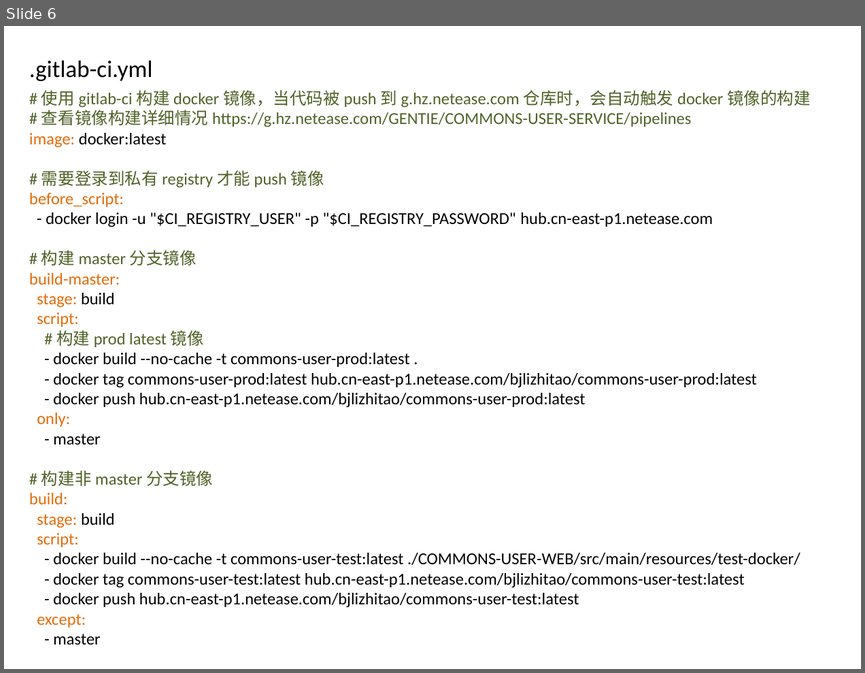
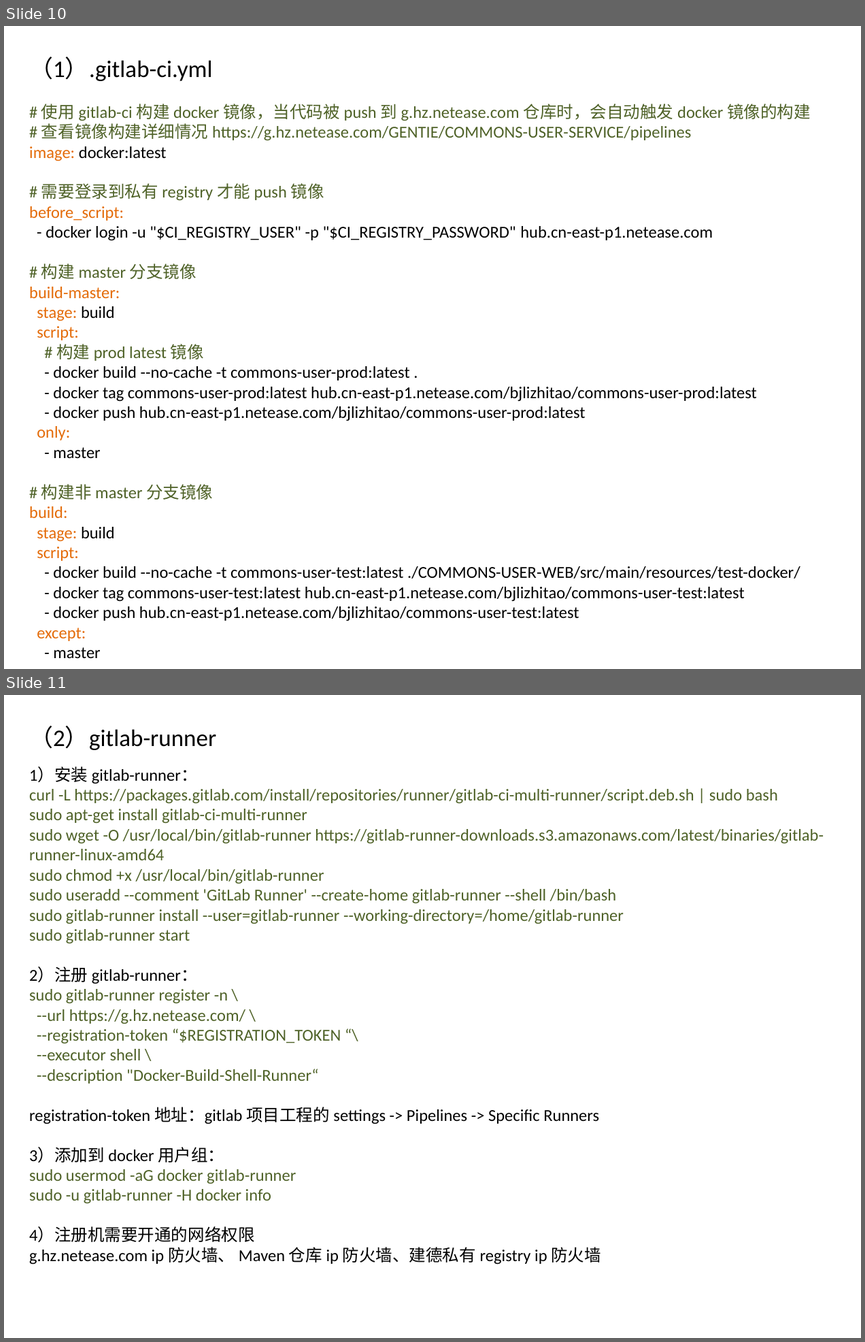
Before and after one commit to currycan/MindMap, a slide deck: docker/建德云使用.pptx. Shown one above the other, each under a label of ours: slide 6 before the commit, slides 10 and 11 after it. The pictures are 865x673 and 865x1342 pixels, drawn with LibreOffice and Linux fonts; fonts in the diff are those of the drawing. Boxes give left, top, right and bottom in pixels: in the first picture for what was removed or moved away, otherwise in the second. Text is boxed around its words. In the diff, an @@ line names an element or a change of style, - is before the commit and + after.

```diff
--- a/docker/建德云使用.pptx
+++ b/docker/建德云使用.pptx
@@ slide 11 added at bbox=[4, 695, 861, 1338], background #FFFFFF @@
@@ text added at bbox=[29, 726, 216, 750], 20 pt, text #000000 @@
+（2）gitlab-runner
@@ text added at bbox=[29, 767, 823, 1264], 14 pt, text #4F6228 @@
+1）安装 gitlab-runner：
+curl -L https://packages.gitlab.com/install/repositories/runner/gitlab-ci-multi-runner/script.deb.sh | sudo bash
+sudo apt-get install gitlab-ci-multi-runner
+sudo wget -O /usr/local/bin/gitlab-runner https://gitlab-runner-downloads.s3.amazonaws.com/latest/binaries/gitlab-runner-linux-amd64
+sudo chmod +x /usr/local/bin/gitlab-runner
+sudo useradd --comment 'GitLab Runner' --create-home gitlab-runner --shell /bin/bash
+sudo gitlab-runner install --user=gitlab-runner --working-directory=/home/gitlab-runner
+sudo gitlab-runner start
+2）注册 gitlab-runner：
+sudo gitlab-runner register -n \
+--url https://g.hz.netease.com/ \
+--registration-token “$REGISTRATION_TOKEN “\
+--executor shell \
+--description "Docker-Build-Shell-Runner“
+registration-token 地址：gitlab 项目工程的 settings -> Pipelines -> Specific Runners
+3）添加到 docker 用户组：
+sudo usermod -aG docker gitlab-runner
+sudo -u gitlab-runner -H docker info
+4）注册机需要开通的网络权限
+g.hz.netease.com ip 防火墙、 Maven 仓库 ip 防火墙、建德私有 registry ip 防火墙
@@ what was slide 6 is now slide 10 @@
@@ slide 10 changed as well @@
@@ text at bbox=[29, 57, 213, 81]: text changed @@
-.gitlab-ci.yml
+（1）.gitlab-ci.yml
@@ text "# 使用 gitlab-ci 构建 docker ...": place and size @@
-text "# 使用 gitlab-ci 构建 docker ..." at bbox=[29, 90, 810, 644]
+text "# 使用 gitlab-ci 构建 docker ..." at bbox=[29, 104, 810, 658]
```
Also in this commit, not shown: 5 other slides changed, 6 other slides added.
